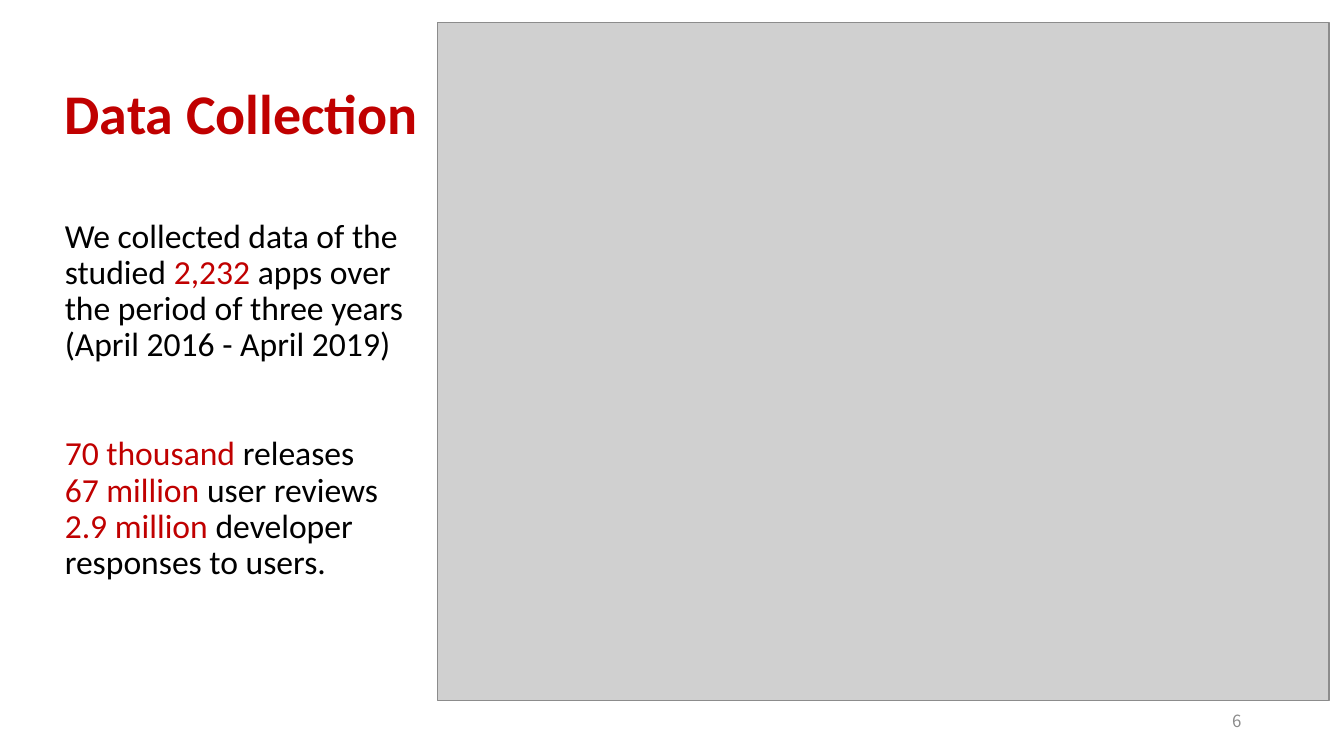
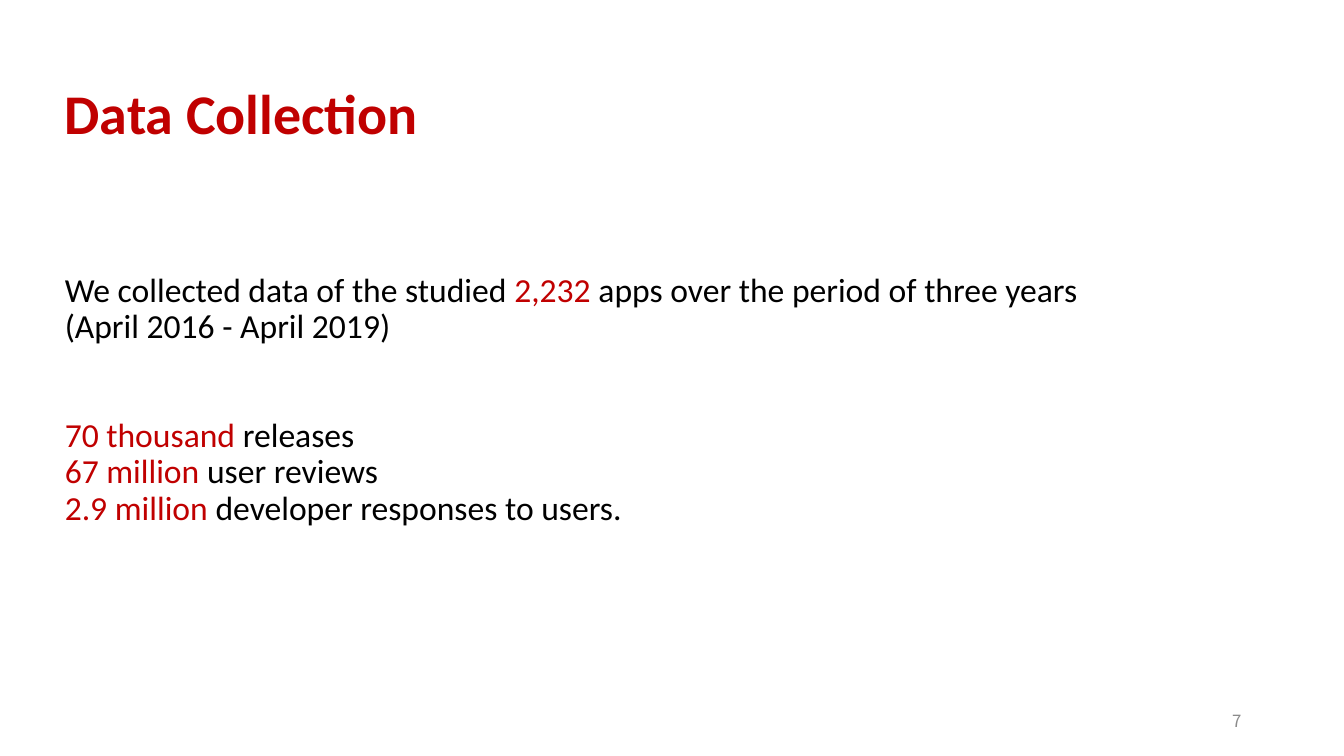
Before and after one commit to aidanby/aidanby.github.io, a slide deck: slide 7 of files/icse22.pptx (slide 6 before the commit). Drawn at 1344x756 pixels with LibreOffice and Linux fonts; fonts in the diff are those of the drawing; grey boxes stand for pictures. Boxes give left, top, right and bottom in pixels: in the first picture for what was removed or moved away, otherwise in the second. Text is boxed around its words. In the diff, an @@ line names an element or a change of style, - is before the commit and + after.

```diff
--- a/files/icse22.pptx
+++ b/files/icse22.pptx
@@ picture removed at (438, 23, 1329, 701) @@
@@ title "We collected data of the ..." rewrapped from (65, 224, 403, 580) to (65, 278, 1077, 526) @@
@@ page number at (1232, 715, 1241, 727): text changed @@
-6
+7
```
Also in this commit, not shown: 5 other slides changed, 1 slide added.
